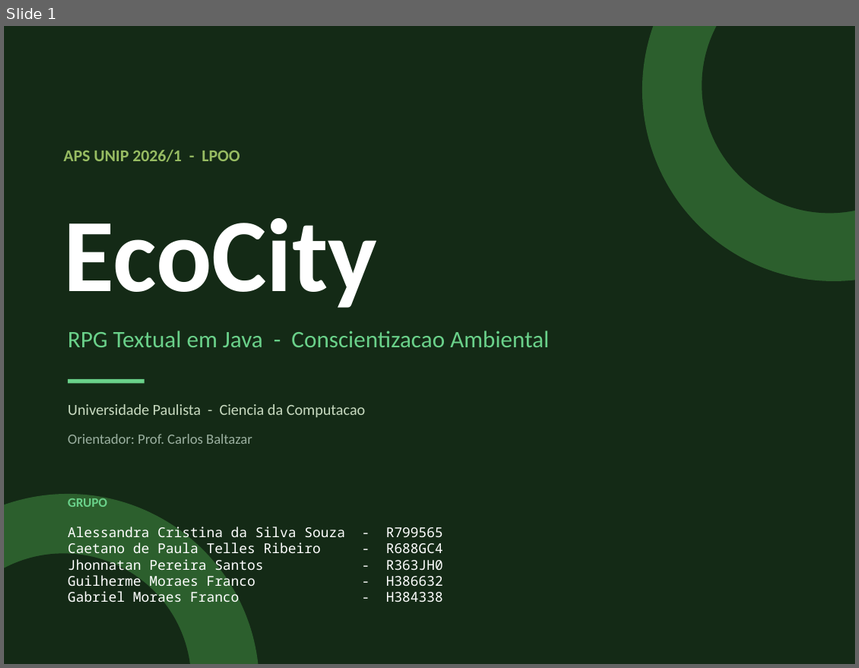
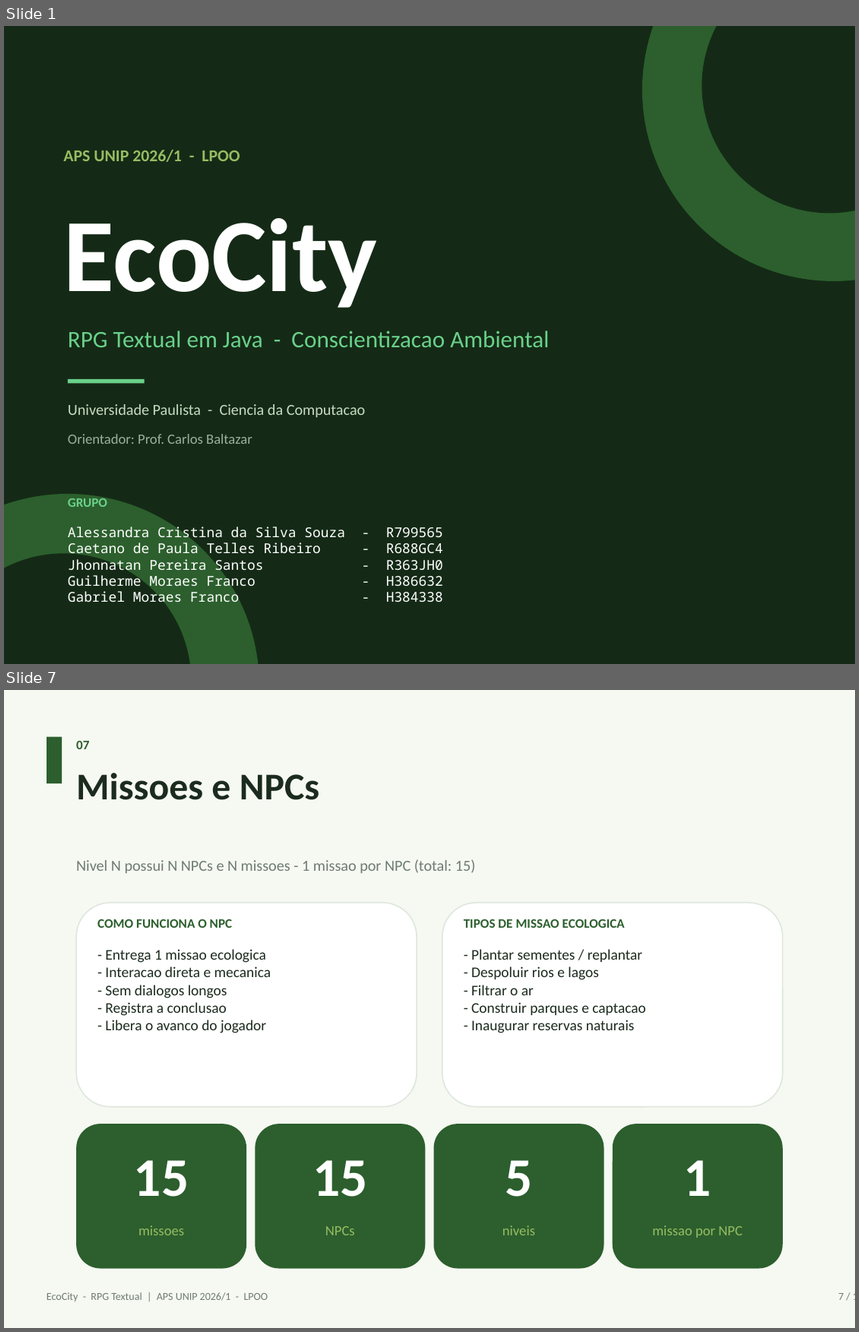
Before and after one commit to BielmFranco/EcoCity, a slide deck: relatorio/ApresentacaoEcoCity.pptx. Shown one above the other, each under a label of ours: slide 1 before the commit, slides 1 and 7 after it; the slides between them are not shown. The pictures are 859x668 and 859x1332 pixels, drawn with LibreOffice and Linux fonts; fonts in the diff are those of the drawing. Boxes give left, top, right and bottom in pixels: in the first picture for what was removed or moved away, otherwise in the second. Text is boxed around its words. In the diff, an @@ line names an element or a change of style, - is before the commit and + after.

Commit message:
Reduz apresentacao para 12 slides e ajusta layout
Estrutura: 3 introducao + 6 projeto + 3 codigo.
Corrige typo "Title" para "Titulo" no slide de niveis.
Ajusta fonte da formula de pontuacao para nao quebrar linha.
Remove conectores cruzados no diagrama de hierarquia.

```diff
--- a/relatorio/ApresentacaoEcoCity.pptx
+++ b/relatorio/ApresentacaoEcoCity.pptx
@@ slide 7 added at <box>4,690,855,1328</box>, background #F6F8F2 @@
@@ rectangle added at <box>47,737,62,783</box>, fill #2C5F2D @@
@@ text added at <box>76,741,89,749</box>, 11 pt, text #2C5F2D, bold @@
+07
@@ text added at <box>76,773,319,800</box>, 32 pt, text #1B2B1D, bold @@
+Missoes e NPCs
@@ text added at <box>76,859,476,873</box>, 13 pt, text #6E7C71 @@
+Nivel N possui N NPCs e N missoes - 1 missao por NPC (total: 15)
@@ rounded rectangle added at <box>76,903,417,1107</box>, fill #FFFFFF, outline #DDE7DD 1 pt @@
@@ rounded rectangle added at <box>443,903,783,1107</box>, fill #FFFFFF, outline #DDE7DD 1 pt @@
@@ text added at <box>97,920,232,928</box>, 11 pt, text #2C5F2D, bold @@
+COMO FUNCIONA O NPC
@@ text added at <box>464,919,625,928</box>, 11 pt, text #2C5F2D, bold @@
+TIPOS DE MISSAO ECOLOGICA
@@ text added at <box>105,949,272,1034</box>, 12.5 pt, text #1B2B1D @@
+- Entrega 1 missao ecologica
+- Interacao direta e mecanica
+- Sem dialogos longos
+- Registra a conclusao
+- Libera o avanco do jogador
@@ text added at <box>471,949,646,1034</box>, 12.5 pt, text #1B2B1D @@
+- Plantar sementes / replantar
+- Despoluir rios e lagos
+- Filtrar o ar
+- Construir parques e captacao
+- Inaugurar reservas naturais
@@ rounded rectangle added at <box>76,1124,246,1269</box>, fill #2C5F2D @@
@@ rounded rectangle added at <box>255,1124,425,1269</box>, fill #2C5F2D @@
@@ rounded rectangle added at <box>434,1124,604,1269</box>, fill #2C5F2D @@
@@ rounded rectangle added at <box>613,1124,783,1269</box>, fill #2C5F2D @@
@@ text added at <box>134,1160,189,1197</box>, 46 pt, text #FFFFFF, bold @@
+15
@@ text added at <box>313,1160,367,1197</box>, 46 pt, text #FFFFFF, bold @@
+15
@@ text added at <box>505,1160,532,1197</box>, 46 pt, text #FFFFFF, bold @@
+5
@@ text added at <box>684,1160,712,1196</box>, 46 pt, text #FFFFFF, bold @@
+1
@@ text added at <box>139,1226,184,1236</box>, 12 pt, text #97BC62 @@
+missoes
@@ text added at <box>325,1227,355,1236</box>, 12 pt, text #97BC62 @@
+NPCs
@@ text added at <box>503,1226,535,1236</box>, 12 pt, text #97BC62 @@
+niveis
@@ text added at <box>652,1226,743,1238</box>, 12 pt, text #97BC62 @@
+missao por NPC
@@ text added at <box>47,1293,268,1302</box>, 9 pt, text #6E7C71 @@
+EcoCity - RPG Textual | APS UNIP 2026/1 - LPOO
@@ text added at <box>838,1293,844,1300</box>, 9 pt, text #6E7C71 @@
+7 / 12
```
Also in this commit, not shown: 7 slides changed, 3 other slides added, 11 slides removed, 1 other file.
